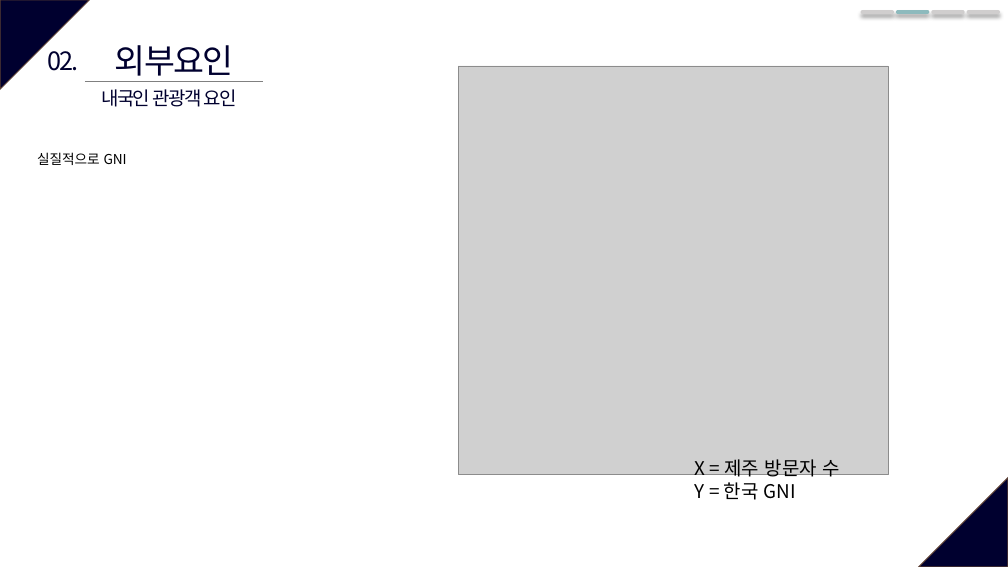
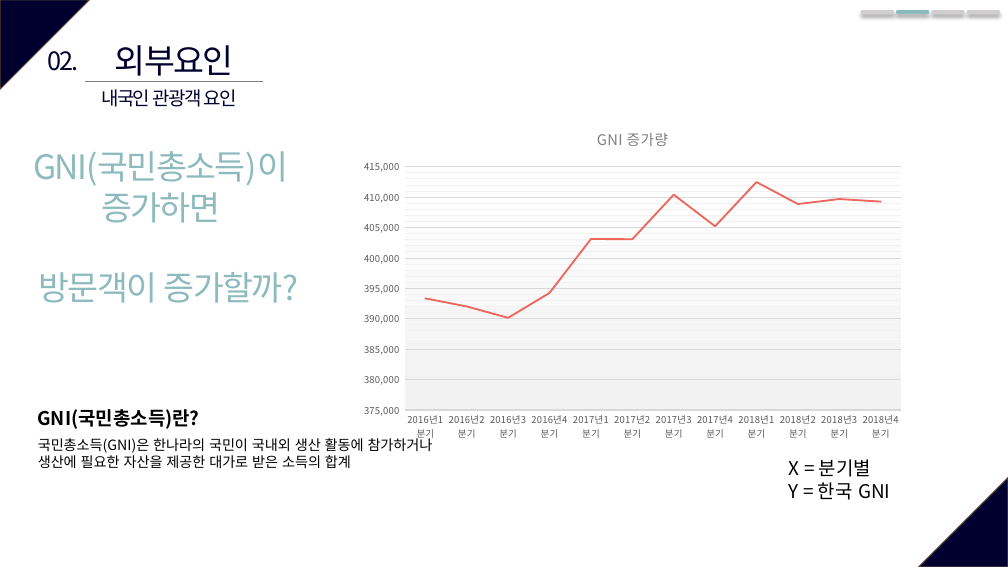
Before and after one commit to so-jeong0127/6-project, a slide deck: slide 10 of 6조_외부환경영향.pptx (slide 11 before the commit). Drawn at 1008x567 pixels with LibreOffice and Linux fonts; fonts in the diff are those of the drawing; grey boxes stand for pictures. Boxes give left, top, right and bottom in pixels: in the first picture for what was removed or moved away, otherwise in the second. Text is boxed around its words. In the diff, an @@ line names an element or a change of style, - is before the commit and + after.

```diff
--- a/6조_외부환경영향.pptx
+++ b/6조_외부환경영향.pptx
@@ picture removed at bbox=[458, 66, 889, 475] @@
@@ line chart added at bbox=[353, 114, 913, 447] @@
+title "GNI 증가량 "
+categories: 2016년1분기, 2016년2분기, 2016년3분기, 2016년4분기, 2017년1분기, 2017년2분기, 2017년3분기, 2017년4분기, 2018년1분기, 2018년2분기, 2018년3분기, 2018년4분기
+Series 1: 390000, 390000, 390000, 390000, 400000, 400000, 410000, 410000, 410000, 410000, 410000, 410000
@@ text added at bbox=[33, 151, 299, 303], 32 pt, text #8DBABD @@
+GNI(국민총소득)이
+증가하면
+방문객이 증가할까?
@@ text removed at bbox=[37, 152, 127, 165] @@
-실질적으로 GNI
@@ text added at bbox=[37, 409, 199, 429], 18 pt, text #000000, bold @@
+GNI(국민총소득)란?
@@ text added at bbox=[38, 436, 433, 468], 13.5 pt, text #000000 @@
+국민총소득(GNI)은 한나라의 국민이 국내외 생산 활동에 참가하거나
+생산에 필요한 자산을 제공한 대가로 받은 소득의 합계
@@ text "X = 분기별": place and size @@
-text "X = 분기별" at bbox=[695, 459, 839, 500]
+text "X = 분기별" at bbox=[789, 459, 890, 500]
@@ text at bbox=[789, 459, 871, 477]: text changed @@
-X = 제주 방문자 수
+X = 분기별
```
Also in this commit, not shown: 1 other slide changed, 2 other files.
